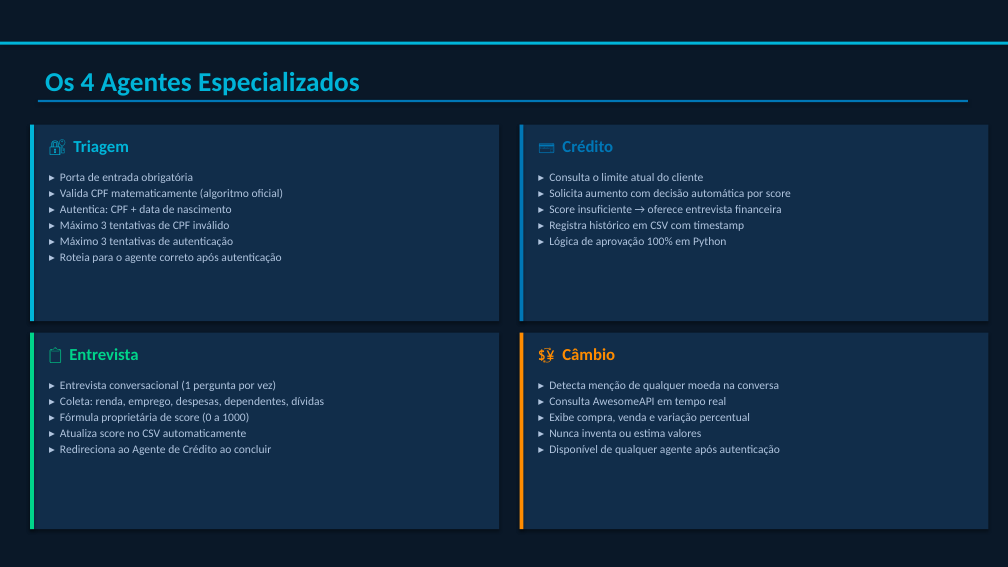
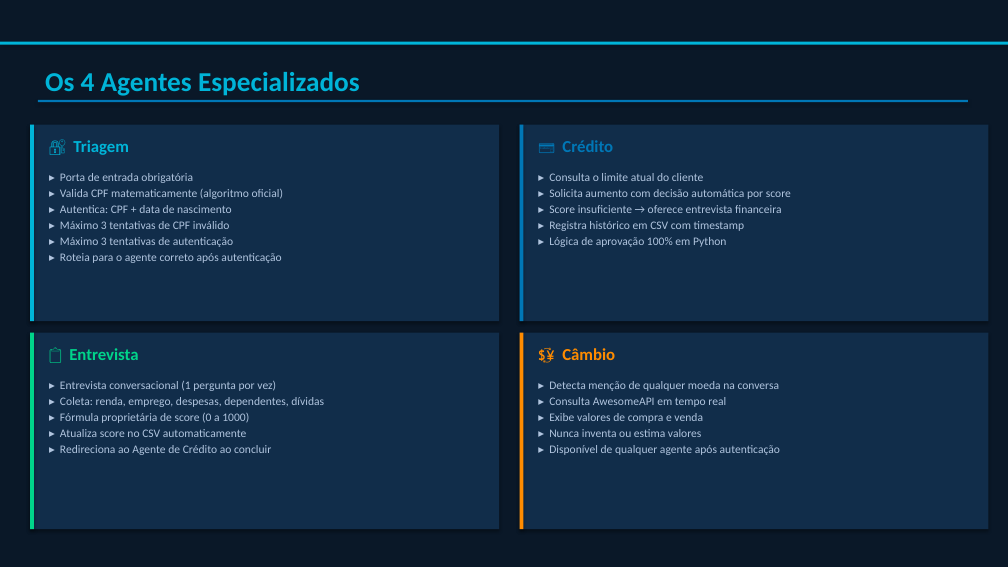
Before and after one commit to rodrigosimoescosta77/desafio-t4humans, a slide deck: slide 5 of Banco_Agil_Apresentacao.pptx. Drawn at 1008x567 pixels with LibreOffice and Linux fonts; fonts in the diff are those of the drawing. Boxes give left, top, right and bottom in pixels: in the first picture for what was removed or moved away, otherwise in the second. Text is boxed around its words. In the diff, an @@ line names an element or a change of style, - is before the commit and + after.

Commit message:
feat: Atualização da apresentação ppt

```diff
--- a/Banco_Agil_Apresentacao.pptx
+++ b/Banco_Agil_Apresentacao.pptx
@@ text at bbox=[549, 413, 703, 423]: text changed @@
-▸ Exibe compra, venda e variação percentual
+▸ Exibe valores de compra e venda
```
